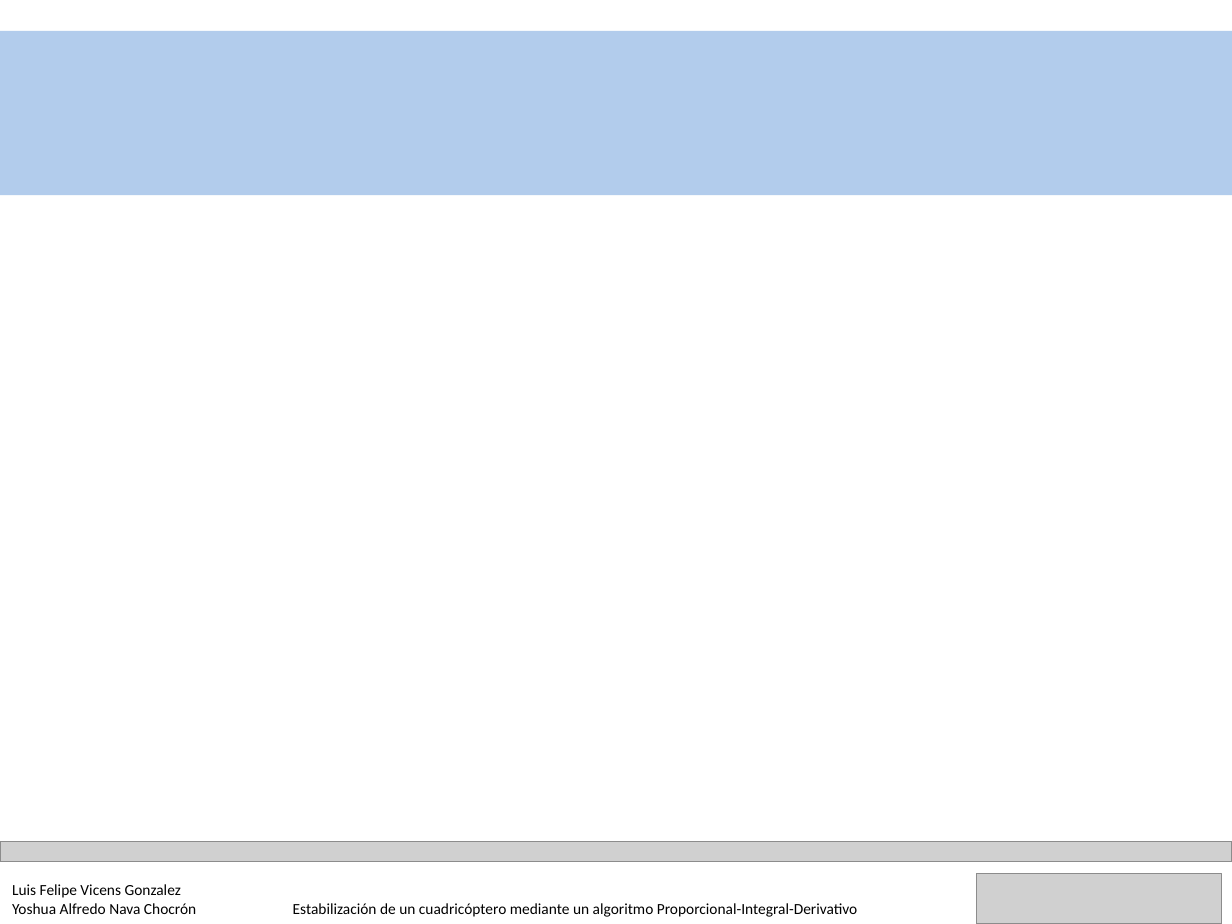
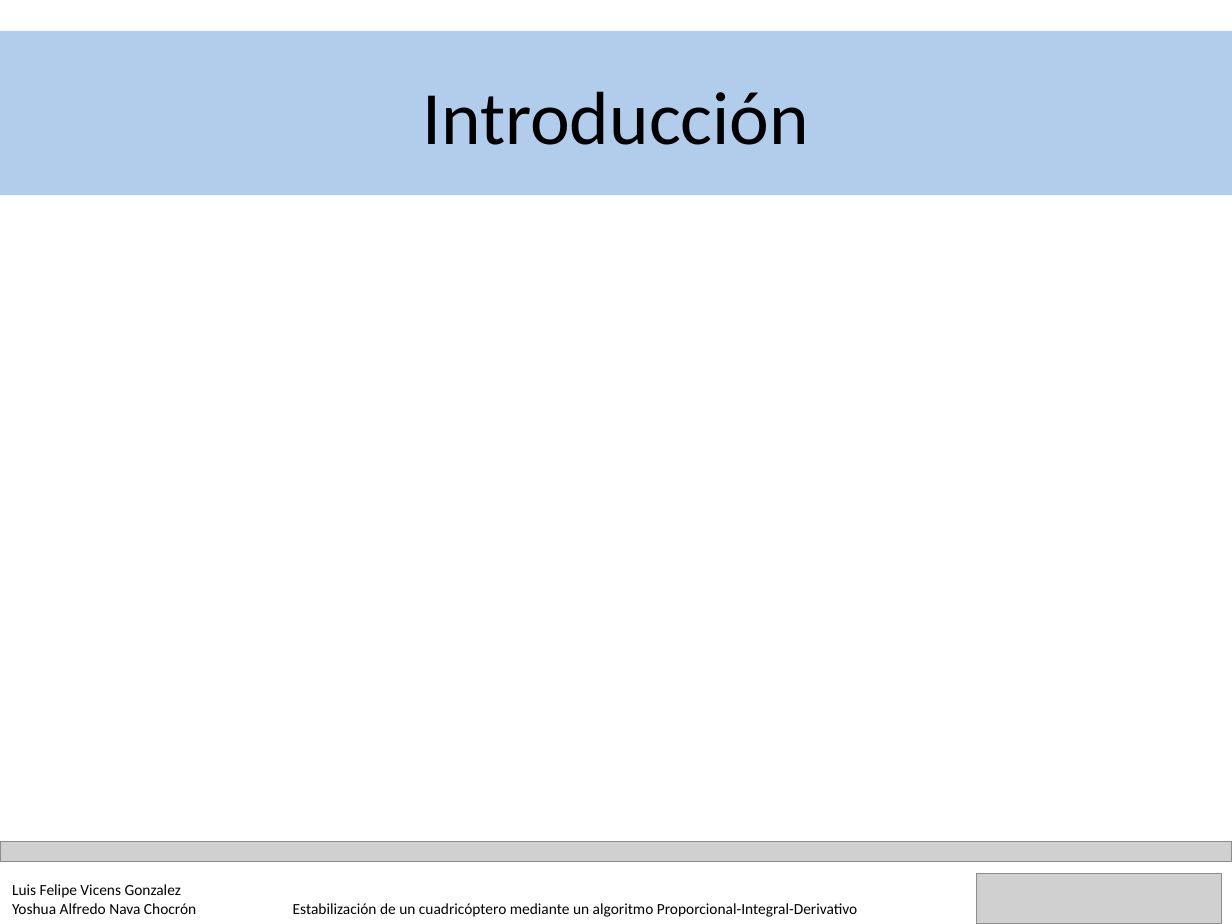
Before and after one commit to YoshuaNava/TesisCuadricoptero, a slide deck: slide 2 of Documento/Defensa TEG.pptx. Drawn at 1232x924 pixels with LibreOffice and Linux fonts; fonts in the diff are those of the drawing; grey boxes stand for pictures. Boxes give left, top, right and bottom in pixels: in the first picture for what was removed or moved away, otherwise in the second. Text is boxed around its words. In the diff, an @@ line names an element or a change of style, - is before the commit and + after.

```diff
--- a/Documento/Defensa TEG.pptx
+++ b/Documento/Defensa TEG.pptx
@@ title added at [422,91,809,145], 44 pt, text #000000 @@
+Introducción
```
Also in this commit, not shown: 17 slides added.
